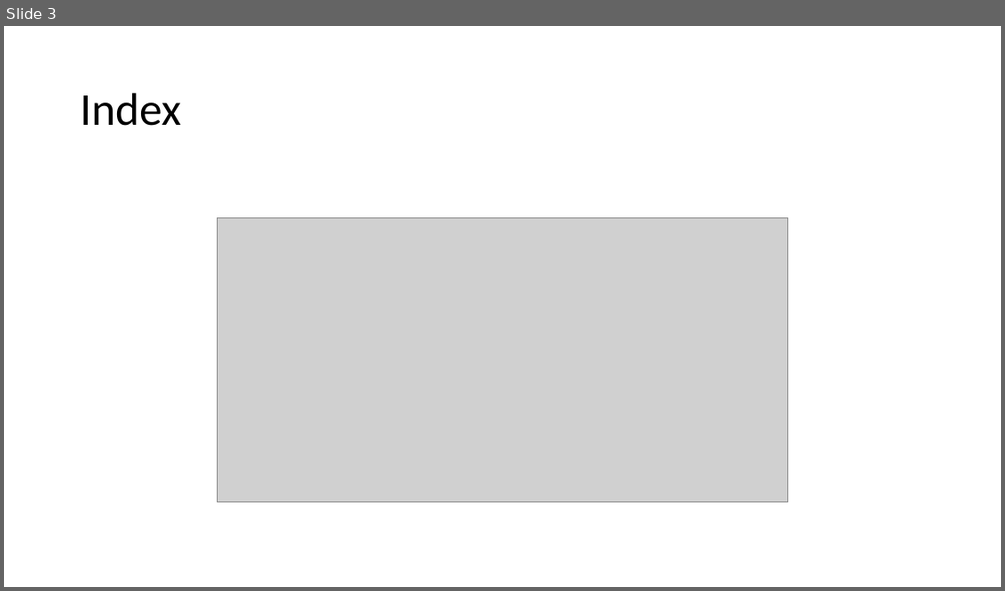
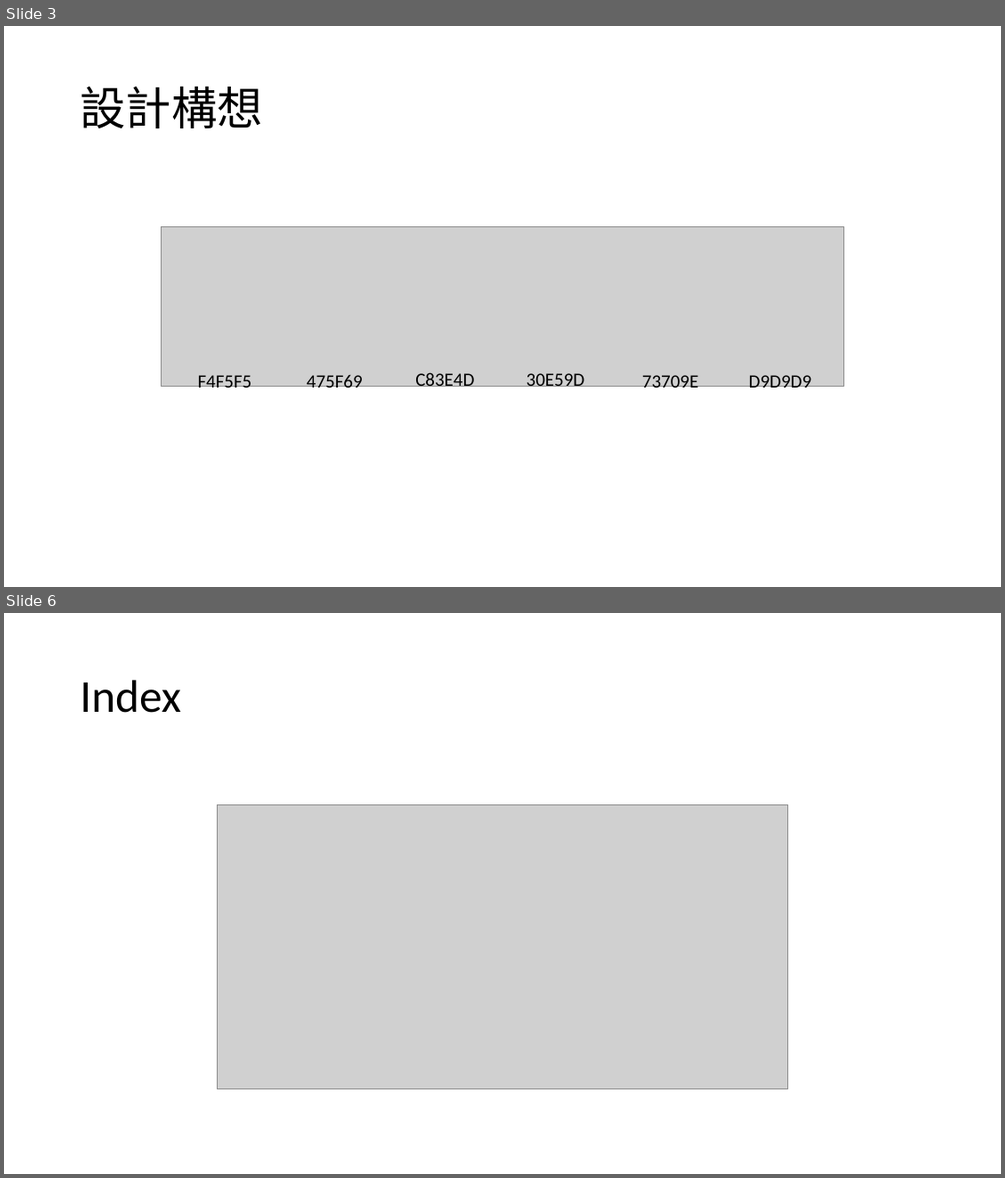
Before and after one commit to Liaoesn/NTUB-ESN-Frontend, a slide deck: document/29-設計簡報.pptx. Shown one above the other, each under a label of ours: slide 3 before the commit, slides 3 and 6 after it; the slides between them are not shown. The pictures are 1005x591 and 1005x1178 pixels, drawn with LibreOffice and Linux fonts; fonts in the diff are those of the drawing; grey boxes stand for pictures. Boxes give left, top, right and bottom in pixels: in the first picture for what was removed or moved away, otherwise in the second. Text is boxed around its words. In the diff, an @@ line names an element or a change of style, - is before the commit and + after.

```diff
--- a/document/29-設計簡報.pptx
+++ b/document/29-設計簡報.pptx
@@ slide 3 added at box(4, 26, 1001, 587), background #FFFFFF @@
@@ title added at box(80, 87, 262, 128), 44 pt, text #000000 @@
+設計構想
@@ picture added at box(161, 226, 843, 386) @@
@@ text added at box(415, 372, 474, 392), 18 pt, text #000000 @@
+C83E4D
@@ text added at box(198, 375, 252, 393), 18 pt, text #000000 @@
+F4F5F5
@@ text added at box(307, 375, 363, 393), 18 pt, text #000000 @@
+475F69
@@ text added at box(526, 373, 585, 392), 18 pt, text #000000 @@
+30E59D
@@ text added at box(642, 375, 698, 393), 18 pt, text #000000 @@
+73709E
@@ text added at box(749, 375, 812, 393), 18 pt, text #000000 @@
+D9D9D9
@@ what was slide 3 is now slide 6 @@
```
Also in this commit, not shown: 1 slide changed, 1 other slide added.
